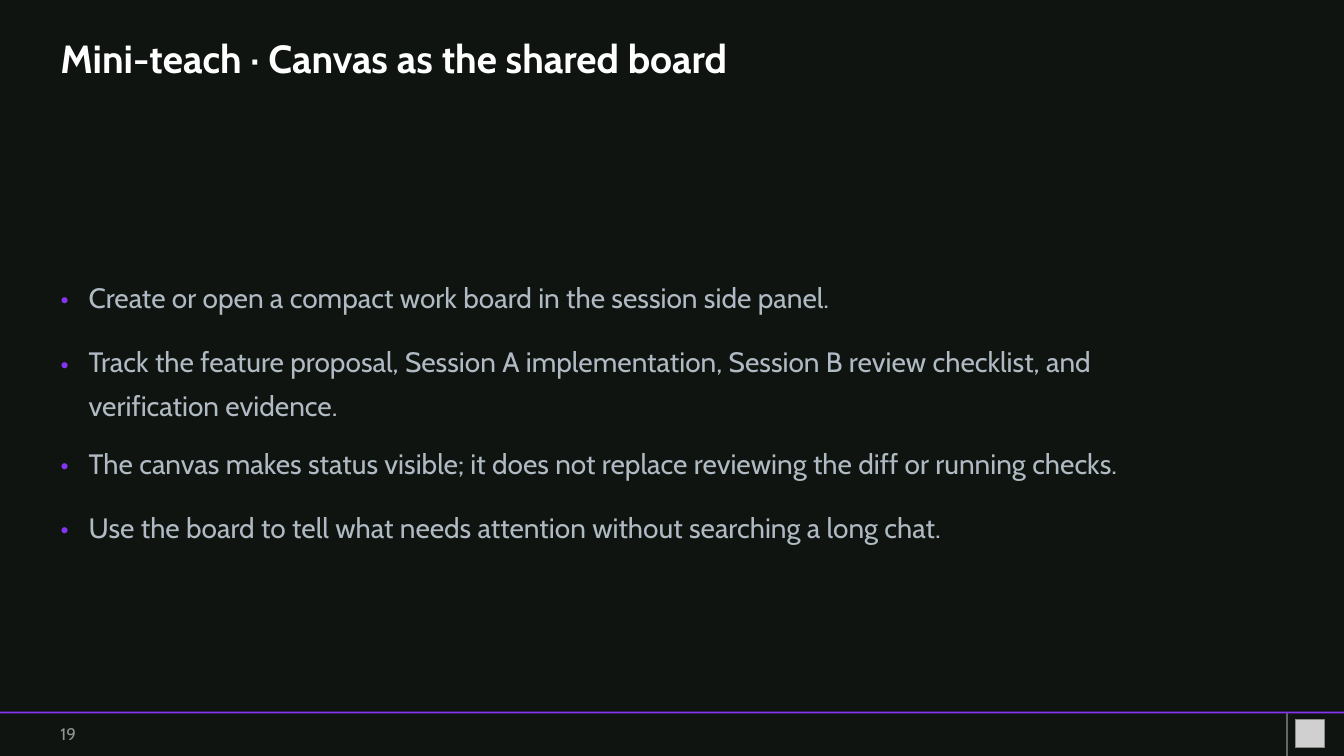
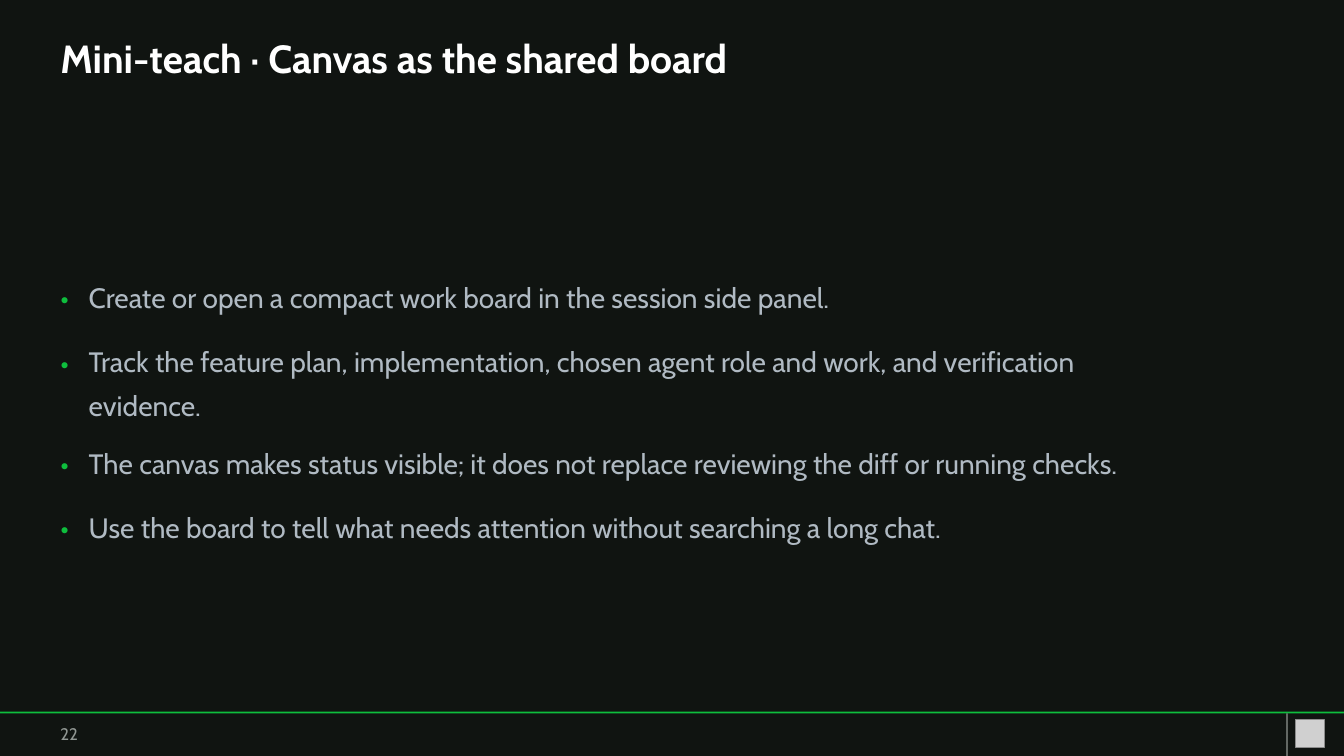
Before and after one commit to YXSSXR-9/copilot-app-for-beginners, a slide deck: slide 22 of workshop/copilot-app-book-app-workshop.pptx (slide 19 before the commit). Drawn at 1344x756 pixels with LibreOffice and Linux fonts; fonts in the diff are those of the drawing; grey boxes stand for pictures. Boxes give left, top, right and bottom in pixels: in the first picture for what was removed or moved away, otherwise in the second. Text is boxed around its words. In the diff, an @@ line names an element or a change of style, - is before the commit and + after.

```diff
--- a/workshop/copilot-app-book-app-workshop.pptx
+++ b/workshop/copilot-app-book-app-workshop.pptx
@@ text at (89, 351, 1074, 417): text changed @@
-Track the feature proposal, Session A implementation, Session B review checklist, and
-verification evidence.
+Track the feature plan, implementation, chosen agent role and work, and verification
+evidence.
@@ text colour #8534F3 to #0EBE3D in 4 elements at (60, 270, 79, 307), (60, 335, 79, 371), (60, 437, 79, 473), (60, 501, 79, 537) @@
@@ rectangle at (0, 712, 1344, 714): fill #8534F3 to #0EBE3D @@
@@ text at (60, 728, 78, 740): text changed @@
-19
+22
```
Also in this commit, not shown: 19 other slides changed, 5 slides added, 2 slides removed, 48 other files.
